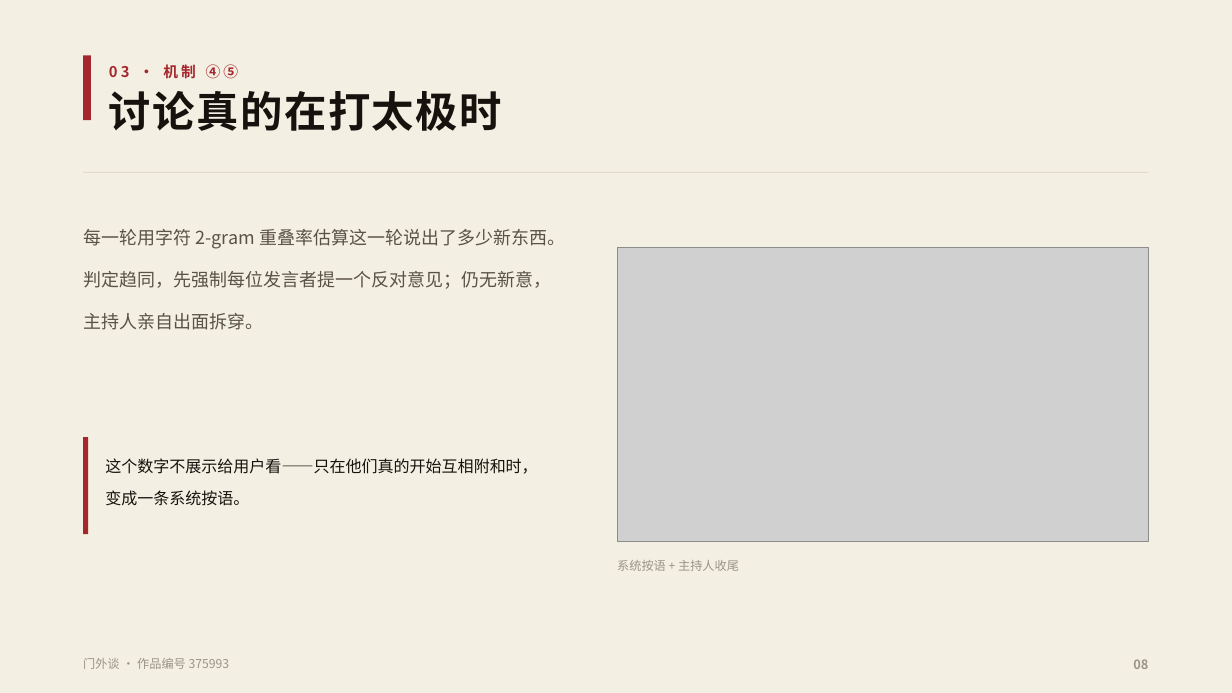
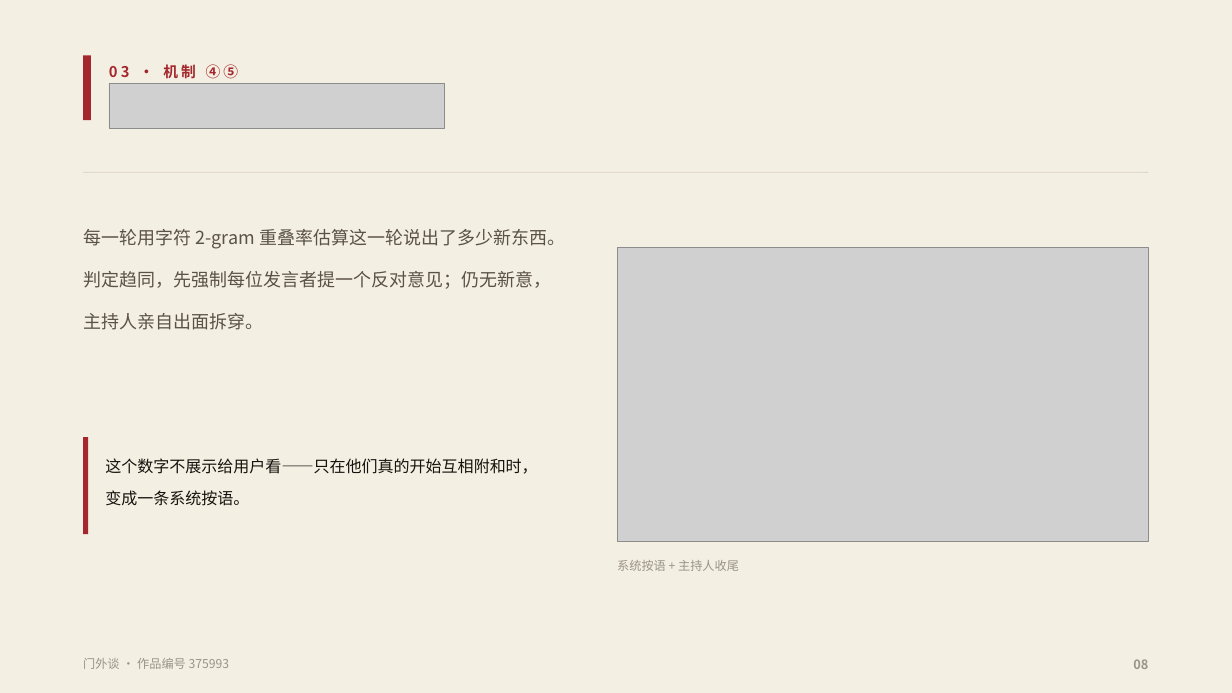
Before and after one commit to fsh114514/menwaitan, a slide deck: slide 8 of competition/答辩PPT.pptx. Drawn at 1232x693 pixels with LibreOffice and Linux fonts; fonts in the diff are those of the drawing; grey boxes stand for pictures. Boxes give left, top, right and bottom in pixels: in the first picture for what was removed or moved away, otherwise in the second. Text is boxed around its words. In the diff, an @@ line names an element or a change of style, - is before the commit and + after.

```diff
--- a/competition/答辩PPT.pptx
+++ b/competition/答辩PPT.pptx
@@ picture added at <box>109,83,445,128</box> @@
@@ text removed at <box>109,91,502,131</box> @@
-讨论真的在打太极时
```
Also in this commit, not shown: 10 other slides changed, 2 other files.
